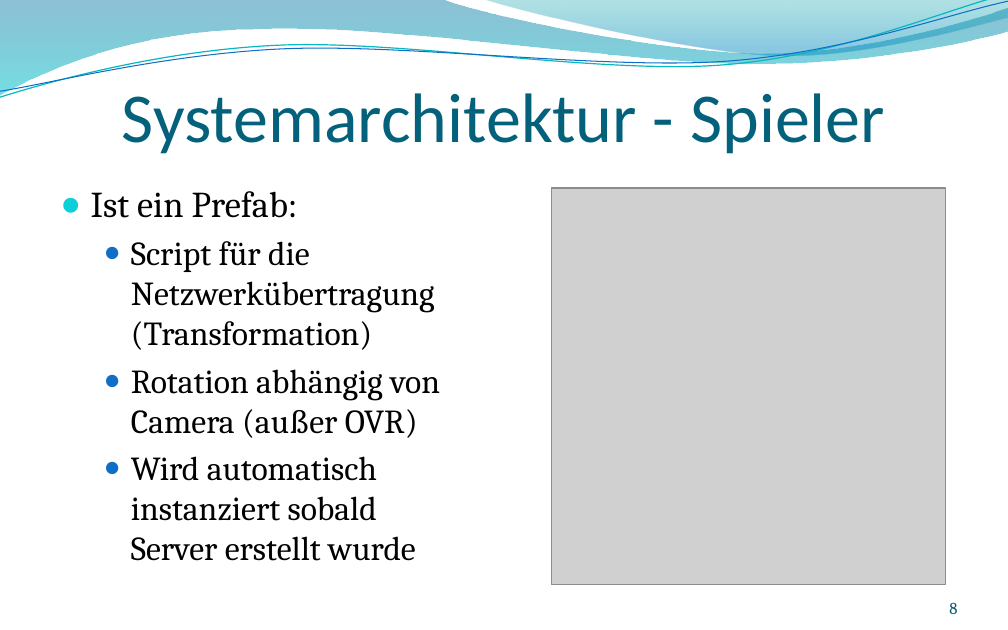
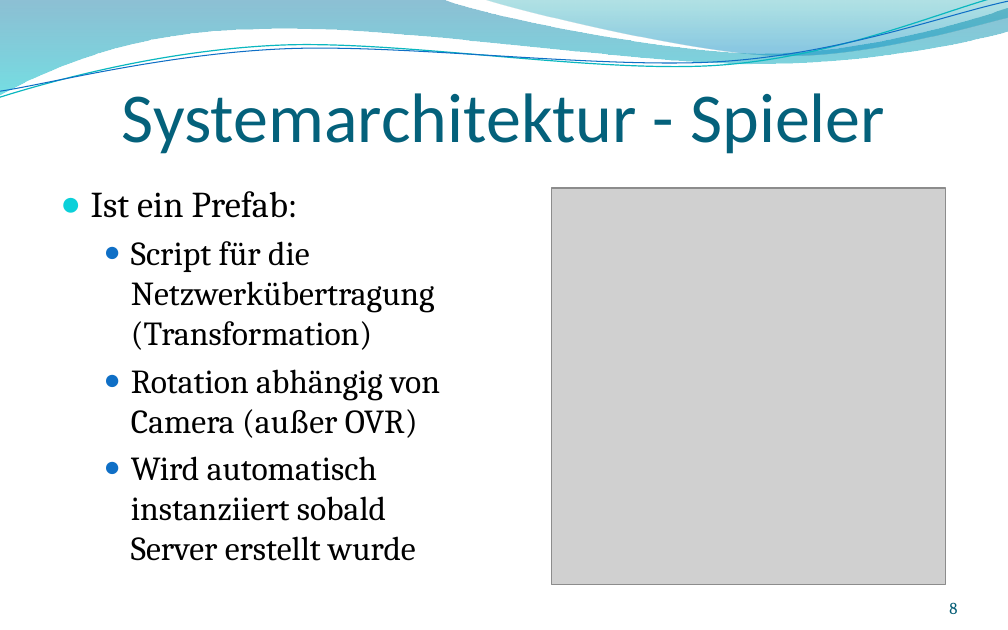
Before and after one commit to andreasdietze/Rift-Wingsuit, a slide deck: slide 8 of Präsentationen/Finale Präsentation/Finale-Präsentation-Rift-Wingsuit.pptx. Drawn at 1008x630 pixels with LibreOffice and Linux fonts; fonts in the diff are those of the drawing; grey boxes stand for pictures; background and template pictures are left out. Boxes give left, top, right and bottom in pixels: in the first picture for what was removed or moved away, otherwise in the second. Text is boxed around its words. In the diff, an @@ line names an element or a change of style, - is before the commit and + after.

```diff
--- a/Präsentationen/Finale Präsentation/Finale-Präsentation-Rift-Wingsuit.pptx
+++ b/Präsentationen/Finale Präsentation/Finale-Präsentation-Rift-Wingsuit.pptx
@@ text at (x1=131, y1=456, x2=416, y2=561): text changed @@
-  ● Wird automatisch instanziert sobald Server erstellt wurde
+  ● Wird automatisch instanziiert sobald Server erstellt wurde
```
Also in this commit, not shown: 5 other slides changed, 1 other file.
